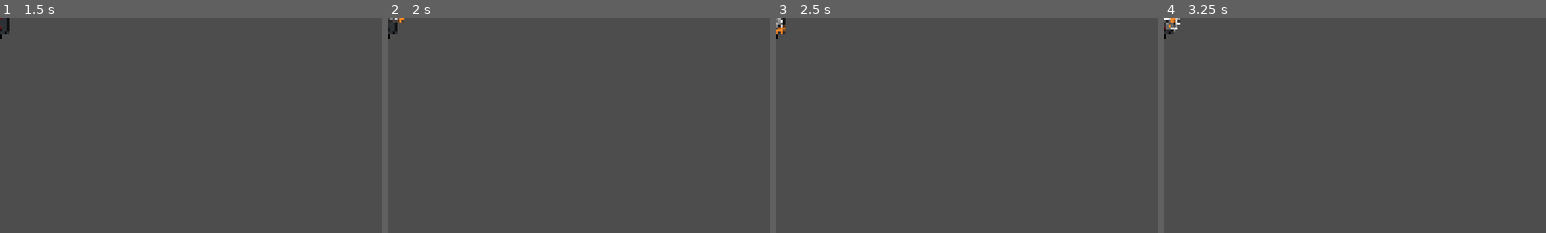
Above: before the commit, frames 1-4 (left to right).
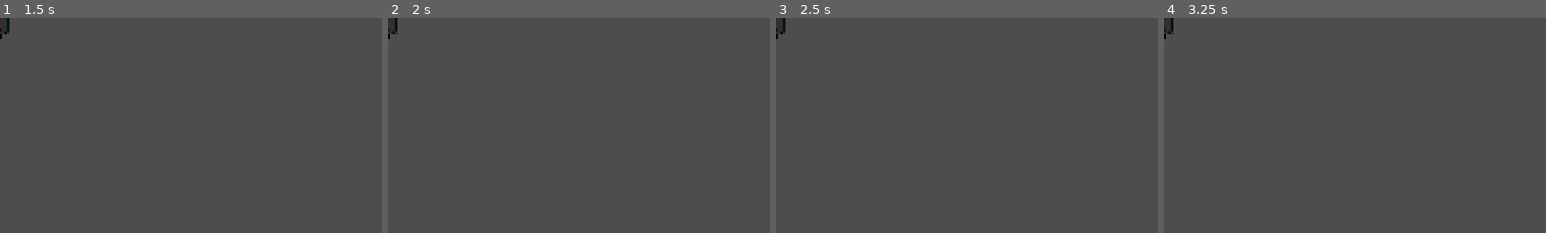
Above: after the commit, the same moments.

Repository: two-sticks-and-a-rock/space-arcade
Game: Godot game, scene res://scenes/player/player_weapons/Missile_Silo/missile_silo.tscn
Two runs of this game, one before a commit and one after it. Both use one fixed random seed, a clock stepped at 60 frames per second and the inputs below. This scene is started directly instead of the project's main scene.
Inputs (mouse positions are % of the whole screen's width and height, from its top left):
- Up to frame 1 (1.5 s): tap Enter at 0.5 s; move the mouse to (72, 45) at 0.52 s; press the mouse at (72, 45) at 0.53 s; hold Right (move_right) 0.53-1.28 s; tap Space (sling_release) at 1.25, 1.35 s; move the mouse to (30, 55) at 1.27 s; release the mouse at (30, 55) at 1.28 s; hold Down (move_back) from 1.28 s (still down)
- Up to frame 2 (2 s): keep holding Down (move_back)
- Up to frame 3 (2.5 s): tap Enter at 2 s; move the mouse to (60, 28) at 2.02 s; release Down (move_back) at 2.03 s; press the mouse at (60, 28) at 2.03 s; hold Right (move_right) from 2.03 s (still down)
- Up to frame 4 (3.25 s): tap Space (sling_release) at 2.75, 2.85 s; move the mouse to (45, 70) at 2.77 s; release Right (move_right) at 2.78 s; release the mouse at (45, 70) at 2.78 s; hold Up (move_forward) from 2.78 s (still down)
The pictures show only the part of the screen within x 0-50%, y 0-50%; the shares and areas given below are measured in that part.

Frame 1 is identical in both runs. In frame 2, less than 0.1% of the frame differs, in the area x 0-5%, y 0-6%; in frame 3, 0.1%; in frame 4, 0.2%, in the area x 0-5%, y 0-7%.

Commit message:
fix: missile pileup  (#112)
* detonation timer

* use move toward

* stagger launches

* slight increase to magnet radius and slight enemy shove on contact

* targeting

* remove print

Diff:
--- a/scenes/enemies/enemy.gd
+++ b/scenes/enemies/enemy.gd
@@ -107,6 +107,15 @@
 		speed_mod = 1.2
 		scale = Vector2(0.8, 0.8)
 
+func mark_enemy():
+	is_marked = true
+	$Target.visible = true
+
+
+func unmark_enemy():
+	is_marked = false
+	$Target.visible = false
+
 func _physics_process(_delta):
 	if !is_frozen:
 		look_at(player.position)
--- a/scenes/enemies/enemy.tscn
+++ b/scenes/enemies/enemy.tscn
@@ -17,6 +17,7 @@
 [ext_resource type="Texture2D" uid="uid://bg3eovnw3otts" path="res://art/sprites/enemy/enemy_damaged/space_police_128 damage_03.svg" id="11_f6y8w"]
 [ext_resource type="Texture2D" uid="uid://dtkdxxuu8y563" path="res://art/sprites/enemy/enemy_damaged/space_police_128 damage_blue_03.svg" id="12_y2gxb"]
 [ext_resource type="Texture2D" uid="uid://c53gnyk1gt32o" path="res://art/sprites/enemy/enemy_damaged/space_police_128 damage_red_03.svg" id="13_3xxyr"]
+[ext_resource type="PackedScene" uid="uid://2hv84kuvt3gt" path="res://scenes/player/player_weapons/Missile_Silo/missile_target.tscn" id="18_x3klb"]
 
 [sub_resource type="SpriteFrames" id="SpriteFrames_kcn5b"]
 animations = [{
@@ -116,4 +117,15 @@
 explosiveness = 1.0
 process_material = ExtResource("6_nb6gf")
 
+[node name="Target" parent="." unique_id=1788312183 instance=ExtResource("18_x3klb")]
+visible = false
+modulate = Color(1, 1, 1, 0.7372549)
+top_level = true
+scale = Vector2(0.25, 0.25)
+
+[node name="RemoteTransform2D" type="RemoteTransform2D" parent="." unique_id=211688688]
+remote_path = NodePath("../Target")
+update_rotation = false
+update_scale = false
+
 [connection signal="screen_exited" from="VisibleOnScreenNotifier2D" to="." method="_on_screen_exited"]
--- a/scenes/enemies/enemy_weapons/ram.gd
+++ b/scenes/enemies/enemy_weapons/ram.gd
@@ -1,5 +1,6 @@
 extends Area2D
 
+@onready var enemy : CharacterBody2D = get_parent()
 @onready var stun_timer : Timer = $StunTimer as Timer
 var dmg = 15
 
@@ -17,3 +18,4 @@
 		$CollisionShape2D.set_deferred("disabled", true)
 		stun_timer.start()
 		body.take_damage(dmg)
+		enemy.shove_enemy(-2*enemy.velocity)
--- a/scenes/player/player.gd
+++ b/scenes/player/player.gd
@@ -17,7 +17,7 @@
 
 var max_hp : int = 500
 var curr_hp : int = max_hp
-var magnet_radius : int = 150
+var magnet_radius : int = 400
 
 var immune_to_damage : bool = false
 
--- a/scenes/player/player_weapons/Missile_Silo/missile.gd
+++ b/scenes/player/player_weapons/Missile_Silo/missile.gd
@@ -1,39 +1,78 @@
 extends PlayerBullet
 
-var speed = Vector2(200, 0.0)
+var speed = 0
 var target : CharacterBody2D = null
 var target_position : Vector2 = Vector2.ZERO
 
 @onready var detector : RayCast2D = $RayCast2D
+@export var explosion : PackedScene
 var launched : bool = false
 
-func _physics_process(delta: float) -> void:
+var detonation_timer : Timer = Timer.new()
+
+func _ready():
+	global_rotation = randf_range(-PI / 4, PI / 4)
+	$AnimatedSprite2D.visible = false
+	detonation_timer.one_shot = true
+	detonation_timer.wait_time = 5.0
+	detonation_timer.timeout.connect(_on_detonation_timer_timeout)
+	add_child(detonation_timer)
+
+func launch():
+	launched = true
+	detonation_timer.start()
+	$AnimatedSprite2D.visible = true
+
+func seek():
+	global_rotation += 0.05
+
 	if (detector.is_colliding() && target == null):
 		var colliding_with = detector.get_collider()
 		if (colliding_with != null):
 			if !(colliding_with.is_marked):
-				colliding_with.is_marked = true
+				colliding_with.mark_enemy()
 				target = colliding_with
 				target_position = target.global_position
 
-	if (target == null):
-		rotate(.05)
-		$AnimatedSprite2D/Sprite2D.visible = false
-	else:
-		$AnimatedSprite2D/Sprite2D.visible = true
-		global_position = lerp(global_position, target_position, .01)
-		if abs((global_position-target_position).length()) < 0.1:
-			target = null
-			target_position = Vector2.ZERO
+func explode():
+	var _explosion = explosion.instantiate()
+	_explosion.position = global_position
+	_explosion.rotation = global_rotation
+	get_parent().add_child(_explosion)
 
-	if abs((position - Vector2.ZERO).length()) > 0.1:
-		launched = true
+func _on_detonation_timer_timeout():
+	if target != null:
+		target.unmark_enemy.call_deferred()
+	explode.call_deferred()
+	Sfx.play("enemy_death")
+	queue_free()
+
+func _physics_process(delta: float) -> void:
+	if target == null:
+		# start seeking a target
+		seek()
+
+	if !launched && target != null:
+		# keep tracking target until launch
+		look_at(target_position)
+
 	if launched:
+		if target != null:
+			# launch to target
+			global_position = global_position.move_toward(target.global_position, speed * delta)
+			if abs((global_position-target_position).length()) < 0.1:
+				target = null
+				target_position = Vector2.ZERO
+		else:
+			# launch with no target
+			global_position += global_transform.x * speed * delta
 		global_position -= Mover.get_movement()*delta
-
-
 
 func _on_missile_entered(body: Node2D) -> void:
 	if (body.is_in_group("enemy")):
 		body.take_damage(weapon.dmg)
+		if target != null:
+			target.unmark_enemy.call_deferred()
+		explode.call_deferred()
+		Sfx.play("enemy_death")
 		queue_free()
--- a/scenes/player/player_weapons/Missile_Silo/missile.tscn
+++ b/scenes/player/player_weapons/Missile_Silo/missile.tscn
@@ -2,6 +2,7 @@
 
 [ext_resource type="Script" uid="uid://io8xbp007rc5" path="res://scenes/player/player_weapons/Missile_Silo/missile.gd" id="1_gwmsv"]
 [ext_resource type="Texture2D" uid="uid://dccobl6wbufhp" path="res://art/sprites/bullets/Missile_Silo/missle.svg" id="2_gwmsv"]
+[ext_resource type="PackedScene" uid="uid://dmt2mfhs3ih4u" path="res://scenes/vfx/explosion.tscn" id="2_il172"]
 [ext_resource type="Texture2D" uid="uid://dvh4dfg30j2yq" path="res://art/sprites/bullets/Missile_Silo/rocket_flames.svg" id="3_sm706"]
 
 [sub_resource type="SpriteFrames" id="SpriteFrames_il172"]
@@ -23,8 +24,10 @@
 collision_layer = 4
 collision_mask = 2
 script = ExtResource("1_gwmsv")
+explosion = ExtResource("2_il172")
 
 [node name="AnimatedSprite2D" type="AnimatedSprite2D" parent="." unique_id=428360814]
+rotation = 1.5707964
 scale = Vector2(0.5, 0.5)
 sprite_frames = SubResource("SpriteFrames_il172")
 
@@ -37,7 +40,7 @@
 shape = SubResource("CapsuleShape2D_vwuxn")
 
 [node name="RayCast2D" type="RayCast2D" parent="." unique_id=223957172]
-target_position = Vector2(3, -960)
+target_position = Vector2(600, 0)
 collision_mask = 2
 
 [connection signal="body_entered" from="." to="." method="_on_missile_entered"]
--- a/scenes/player/player_weapons/Missile_Silo/missile_silo.gd
+++ b/scenes/player/player_weapons/Missile_Silo/missile_silo.gd
@@ -2,21 +2,42 @@
 
 @onready var silo_sprite : AnimatedSprite2D = $AnimatedSprite2D
 
+@onready var stagger_missiles_timer : Timer = Timer.new()
+
 func _ready() -> void:
 	super()
+	stagger_missiles_timer.one_shot = true
+	stagger_missiles_timer.wait_time = 0.10
+	add_child(stagger_missiles_timer)
+
 	silo_sprite.play()
 
 	# Use the down timer to decide how fast the animation is
 	silo_sprite.sprite_frames.set_animation_speed("default", 3/down_timer.wait_time)
+	spawn_missiles()
+	down_timer.start()
+
+func _on_missile_down_timer_timeout():
+	down_timer.stop()
+	fire_missiles()
+	silo_sprite.stop()
+	spawn_missiles()
+
+func spawn_missiles() -> void:
+	for i in (num_bullets):
+		var missile = bullet_scene.instantiate()
+		missile.speed = bullet_speed
+		add_child(missile)
 
 func fire_missiles() -> void:
-	for i in (num_bullets):
-		var missile = bullet_scene.instantiate()
-		missile.rotate(randf_range(-PI / 4, PI / 4))
-		missile.speed = Vector2(bullet_speed, 0)
-		add_child(missile)
+	for child in get_children():
+		if (is_instance_valid(child)):
+			if (child is PlayerBullet):
+				child.launch()
+				stagger_missiles_timer.start()
+				await stagger_missiles_timer.timeout
 
 func _physics_process(_delta):
-	if !silo_sprite.is_playing():
-		fire_missiles.call_deferred()
+	if(!silo_sprite.is_playing() && down_timer.is_stopped()):
+		down_timer.start()
 		silo_sprite.play()
--- a/scenes/player/player_weapons/Missile_Silo/missile_silo.tscn
+++ b/scenes/player/player_weapons/Missile_Silo/missile_silo.tscn
@@ -69,7 +69,7 @@
 base_mechanics = Array[ExtResource("3_03w6n")]([SubResource("Resource_6d4r7"), SubResource("Resource_mjay7"), SubResource("Resource_246l1")])
 dmg = 100
 num_bullets = 3
-bullet_speed = 300.0
+bullet_speed = 400.0
 bullet_size = 1.0
 
 [node name="AnimatedSprite2D" type="AnimatedSprite2D" parent="." unique_id=825337014]
@@ -81,7 +81,7 @@
 wait_time = 0.1
 
 [node name="DownTimer" type="Timer" parent="." unique_id=1088500671]
-wait_time = 3.0
+wait_time = 2.6
 
 [connection signal="timeout" from="UpTimer" to="." method="_on_up_timer_timeout"]
-[connection signal="timeout" from="DownTimer" to="." method="_on_down_timer_timeout"]
+[connection signal="timeout" from="DownTimer" to="." method="_on_missile_down_timer_timeout"]
--- /dev/null
+++ b/scenes/player/player_weapons/Missile_Silo/missile_target.tscn
@@ -0,0 +1,6 @@
+[gd_scene format=3 uid="uid://2hv84kuvt3gt"]
+
+[ext_resource type="Script" uid="uid://beyyno24ki1rl" path="res://scenes/player/player_weapons/Missile_Silo/target.gd" id="1_8sqk7"]
+
+[node name="Target" type="Node2D" unique_id=1788312183]
+script = ExtResource("1_8sqk7")
--- /dev/null
+++ b/scenes/player/player_weapons/Missile_Silo/target.gd
@@ -0,0 +1,30 @@
+@tool
+extends Node2D
+
+var bright_red: Color =  Color.hex(0xFF2E4DFF)
+var yellow: Color = Color.hex(0xFFD24AFF)
+func _draw():
+	var radius = 100
+	var width = 30
+
+	var center_width = floor(width / 2.0) as int
+	var length = 150
+	var overlap_center = 60
+
+	var outline_width = width + 20
+	var outline_center_width = floor(outline_width/2.0) as int
+	var outline_overlap_center = overlap_center + 10
+	var outline_length = length + 20
+
+	draw_rect(Rect2(Vector2(-outline_center_width, radius-outline_overlap_center), Vector2(outline_width, outline_length)), bright_red, true) # up
+	draw_rect(Rect2(Vector2(-outline_center_width, -radius+outline_overlap_center), Vector2(outline_width, -outline_length)), bright_red, true) # down
+	draw_rect(Rect2(Vector2(-radius+outline_overlap_center, -outline_center_width), Vector2(-outline_length, outline_width)), bright_red, true) # right
+	draw_rect(Rect2(Vector2(radius-outline_overlap_center, -outline_center_width), Vector2(outline_length, outline_width)), bright_red, true) # left
+
+	draw_arc(Vector2(0,0), 100, 0, PI*2, radius, bright_red, outline_width)
+	draw_arc(Vector2(0,0), 100, 0, PI*2, radius, yellow, width)
+
+	draw_rect(Rect2(Vector2(-center_width, radius-overlap_center), Vector2(width, length)), yellow, true) # up
+	draw_rect(Rect2(Vector2(-center_width, -radius+overlap_center), Vector2(width, -length)), yellow, true) # down
+	draw_rect(Rect2(Vector2(-radius+overlap_center, -center_width), Vector2(-length, width)), yellow, true) # right
+	draw_rect(Rect2(Vector2(radius-overlap_center, -center_width), Vector2(length, width)), yellow, true) # left
Not shown, added: scenes/player/player_weapons/Missile_Silo/target.gd.uid
